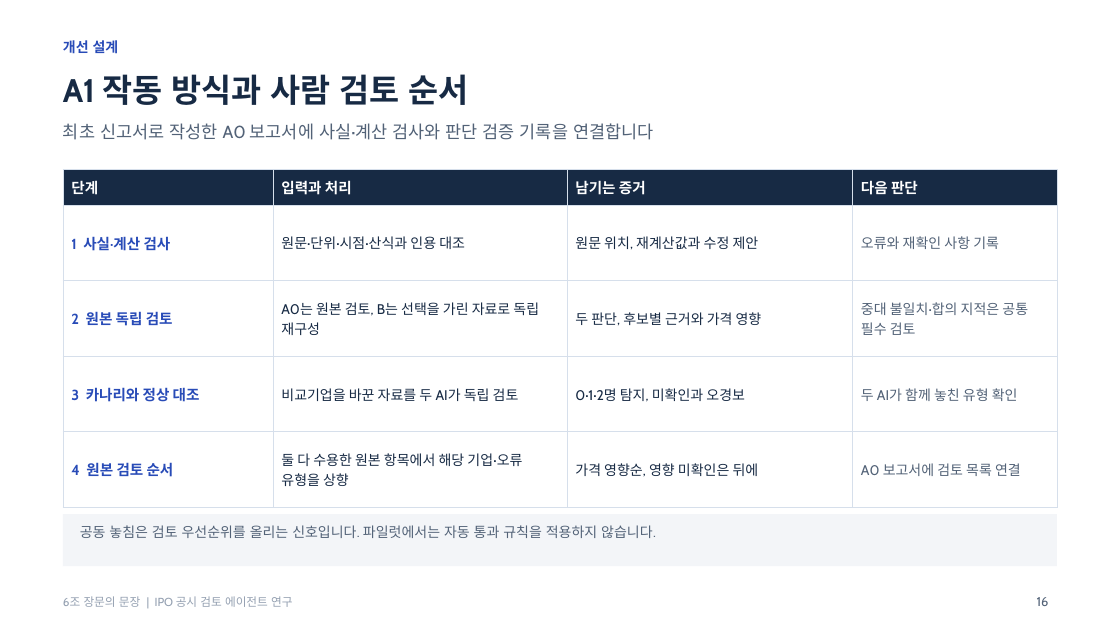
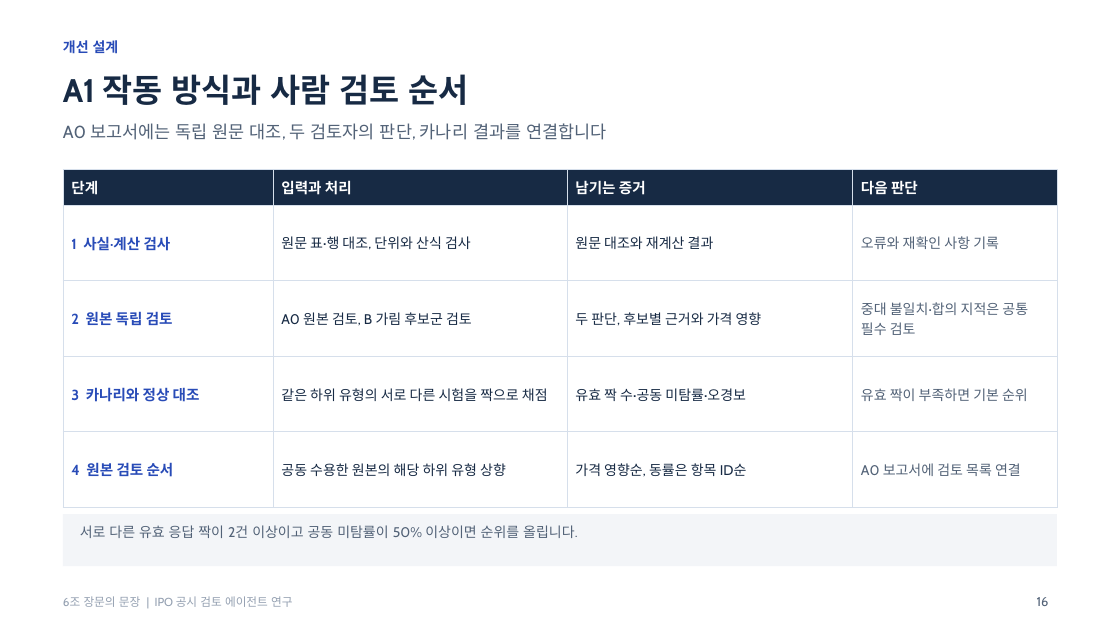
Before and after one commit to Sooobeo/JangmoonueMoonjang, a slide deck: slide 16 of whole plan/IPO_연구_중간발표_수정본.pptx. Drawn at 1120x630 pixels with LibreOffice and Linux fonts; fonts in the diff are those of the drawing. Boxes give left, top, right and bottom in pixels: in the first picture for what was removed or moved away, otherwise in the second. Text is boxed around its words. In the diff, an @@ line names an element or a change of style, - is before the commit and + after.

```diff
--- a/whole plan/IPO_연구_중간발표_수정본.pptx
+++ b/whole plan/IPO_연구_중간발표_수정본.pptx
@@ text at (63, 123, 606, 140): text changed @@
-최초 신고서로 작성한 A0 보고서에 사실·계산 검사와 판단 검증 기록을 연결합니다
+A0 보고서에는 독립 원문 대조, 두 검토자의 판단, 카나리 결과를 연결합니다
@@ table at (63, 170, 1057, 507) @@
-row 2, column 2: 원문·단위·시점·산식과 인용 대조
+row 2, column 2: 원문 표·행 대조, 단위와 산식 검사
-row 2, column 3: 원문 위치, 재계산값과 수정 제안
+row 2, column 3: 원문 대조와 재계산 결과
-row 3, column 2: A0는 원본 검토, B는 선택을 가린 자료로 독립 재구성
+row 3, column 2: A0 원본 검토, B 가림 후보군 검토
-row 4: 3 카나리와 정상 대조 | 비교기업을 바꾼 자료를 두 AI가 독립 검토 | 0·1·2명 탐지, 미확인과 오경보 | 두 AI가 함께 놓친 유형 확인
+row 4: 3 카나리와 정상 대조 | 같은 하위 유형의 서로 다른 시험을 짝으로 채점 | 유효 짝 수·공동 미탐률·오경보 | 유효 짝이 부족하면 기본 순위
-row 5, column 2: 둘 다 수용한 원본 항목에서 해당 기업·오류 유형을 상향
+row 5, column 2: 공동 수용한 원본의 해당 하위 유형 상향
-row 5, column 3: 가격 영향순, 영향 미확인은 뒤에
+row 5, column 3: 가격 영향순, 동률은 항목 ID순
@@ text at (80, 525, 578, 538): text changed @@
-공동 놓침은 검토 우선순위를 올리는 신호입니다. 파일럿에서는 자동 통과 규칙을 적용하지 않습니다.
+서로 다른 유효 응답 짝이 2건 이상이고 공동 미탐률이 50% 이상이면 순위를 올립니다.
```
Also in this commit, not shown: 6 other slides changed, 13 other files.
